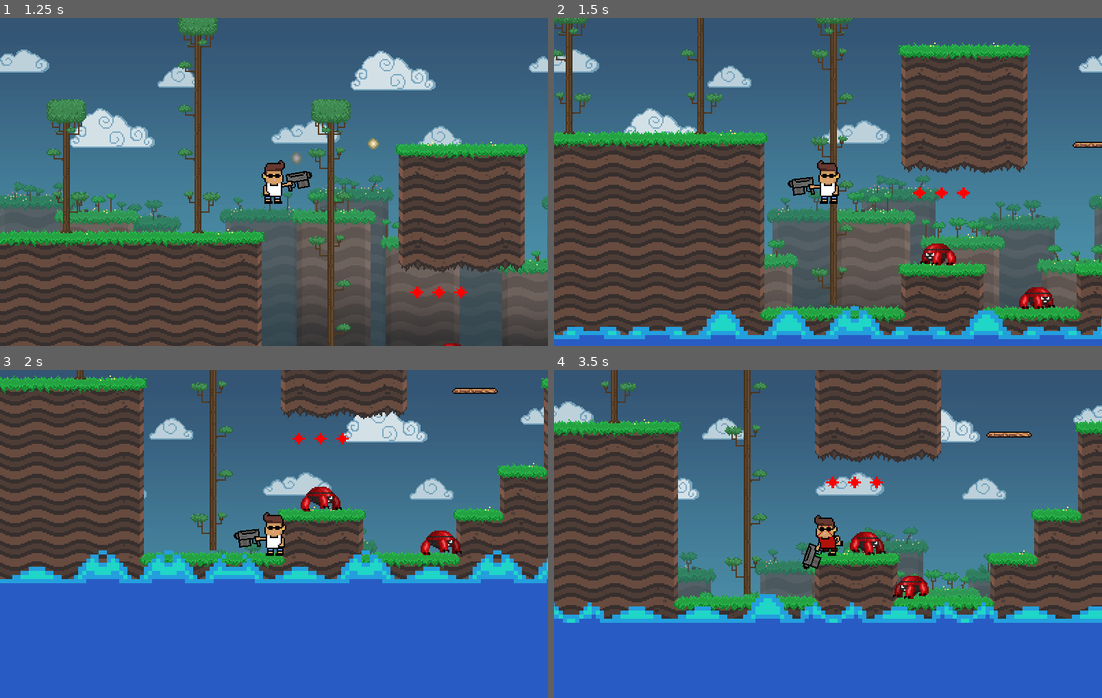
Above: before the commit, frames 1-4 (two rows, left to right).
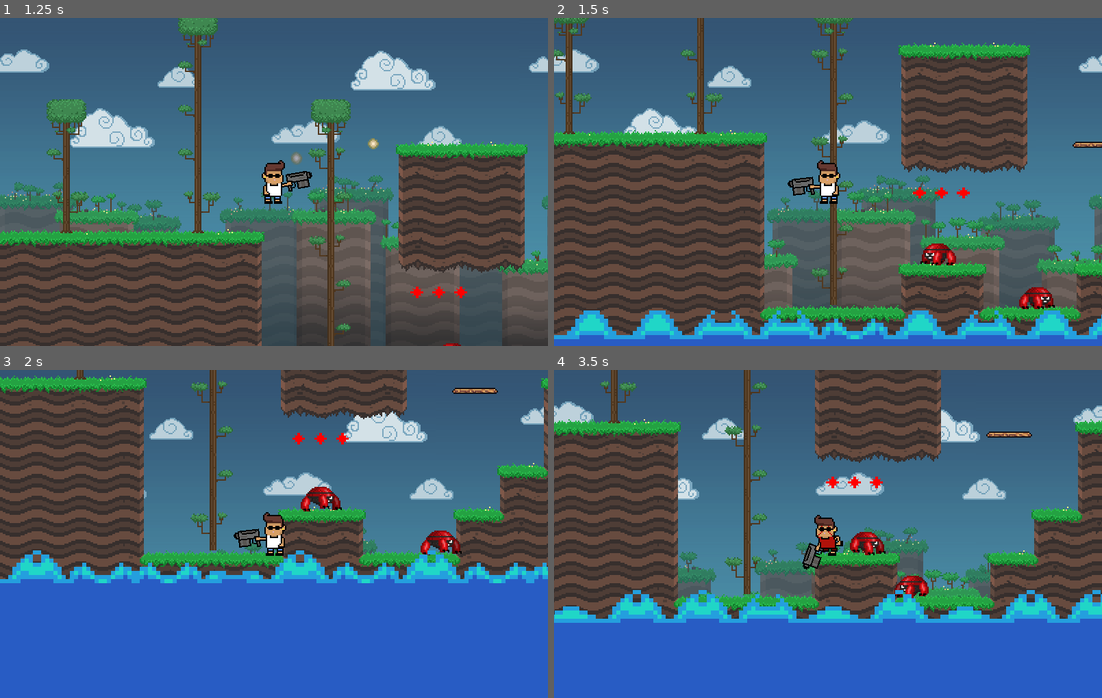
Above: after the commit, the same moments.

Repository: J24556/Red-Rise
Game: Godot game, scene res://Stage.tscn
The game is run twice, just before and just after one commit, with the same random seed, the same clock (stepped at 60 frames per second) and the same inputs.
Inputs (mouse positions are in pixels of both pictures, inside the frame that each line leads up to):
- Up to frame 1 (1.25 s): move the mouse to (394, 165) at 0.52 s; press the mouse at (394, 165) at 0.53 s; hold D (move_right) from 0.53 s (still down); tap Space (jump) at 0.77 s
- Up to frame 2 (1.5 s): keep holding D (move_right); move the mouse to (718, 198) at 1.27 s; release the mouse at (718, 198) at 1.28 s; click (718, 198) at 1.35 s
- Up to frame 3 (2 s): keep holding D (move_right); tap Space (jump) at 1.52 s
- Up to frame 4 (3.5 s): move the mouse to (882, 461) at 2.02 s; release D (move_right) at 2.03 s; press the mouse at (882, 461) at 2.03 s; hold A (move_left) 2.03-2.78 s; move the mouse to (800, 599) at 2.77 s; release the mouse at (800, 599) at 2.78 s; hold D (move_right) from 2.78 s (still down); click (800, 599) at 2.85 s; tap Space (jump) at 3.02 s

Frame 1 is identical in both runs. In frame 2, 3.6% of the frame differs, in the area x 0-100%, y 87-98%; in frame 3, 4.3%; in frame 4, 4.3%, in the area x 0-100%, y 67-78%.

Commit message:
redchad no longer puts back gun.

Diff:
--- a/Stage.tscn
+++ b/Stage.tscn
@@ -272,463 +272,490 @@
 position = Vector2( -0.0743256, 700 )
 scale = Vector2( 3, 3 )
 frames = SubResource( 13 )
-frame = 2
+frame = 6
 playing = true
 
 [node name="AnimatedSprite2" type="AnimatedSprite" parent="Blue Lava"]
 position = Vector2( 48, 700 )
 scale = Vector2( 3, 3 )
 frames = SubResource( 13 )
-frame = 1
+frame = 5
 playing = true
 
 [node name="AnimatedSprite3" type="AnimatedSprite" parent="Blue Lava"]
 position = Vector2( 96, 700 )
 scale = Vector2( 3, 3 )
 frames = SubResource( 13 )
-frame = 1
+frame = 5
 playing = true
 
 [node name="AnimatedSprite4" type="AnimatedSprite" parent="Blue Lava"]
 position = Vector2( 144, 700 )
 scale = Vector2( 3, 3 )
 frames = SubResource( 13 )
-frame = 1
+frame = 5
 playing = true
 
 [node name="AnimatedSprite5" type="AnimatedSprite" parent="Blue Lava"]
 position = Vector2( 192, 700 )
 scale = Vector2( 3, 3 )
 frames = SubResource( 13 )
+frame = 4
 playing = true
 
 [node name="AnimatedSprite6" type="AnimatedSprite" parent="Blue Lava"]
 position = Vector2( 240, 700 )
 scale = Vector2( 3, 3 )
 frames = SubResource( 13 )
+frame = 4
 playing = true
 
 [node name="AnimatedSprite7" type="AnimatedSprite" parent="Blue Lava"]
 position = Vector2( 287.76, 700 )
 scale = Vector2( 3, 3 )
 frames = SubResource( 13 )
-frame = 2
+frame = 6
 playing = true
 
 [node name="AnimatedSprite8" type="AnimatedSprite" parent="Blue Lava"]
 position = Vector2( 335.76, 700 )
 scale = Vector2( 3, 3 )
 frames = SubResource( 13 )
-frame = 1
+frame = 5
 playing = true
 
 [node name="AnimatedSprite9" type="AnimatedSprite" parent="Blue Lava"]
 position = Vector2( 383.76, 700 )
 scale = Vector2( 3, 3 )
 frames = SubResource( 13 )
+frame = 4
 playing = true
 
 [node name="AnimatedSprite10" type="AnimatedSprite" parent="Blue Lava"]
 position = Vector2( 431.76, 700 )
 scale = Vector2( 3, 3 )
 frames = SubResource( 13 )
-frame = 1
+frame = 5
 playing = true
 
 [node name="AnimatedSprite11" type="AnimatedSprite" parent="Blue Lava"]
 position = Vector2( 479.76, 700 )
 scale = Vector2( 3, 3 )
 frames = SubResource( 13 )
+frame = 4
 playing = true
 
 [node name="AnimatedSprite60" type="AnimatedSprite" parent="Blue Lava"]
 position = Vector2( -527.747, 700 )
 scale = Vector2( 3, 3 )
 frames = SubResource( 13 )
-frame = 1
+frame = 5
 playing = true
 
 [node name="AnimatedSprite61" type="AnimatedSprite" parent="Blue Lava"]
 position = Vector2( -479.747, 700 )
 scale = Vector2( 3, 3 )
 frames = SubResource( 13 )
-frame = 1
+frame = 5
 playing = true
 
 [node name="AnimatedSprite62" type="AnimatedSprite" parent="Blue Lava"]
 position = Vector2( -431.747, 700 )
 scale = Vector2( 3, 3 )
 frames = SubResource( 13 )
+frame = 4
 playing = true
 
 [node name="AnimatedSprite63" type="AnimatedSprite" parent="Blue Lava"]
 position = Vector2( -383.747, 700 )
 scale = Vector2( 3, 3 )
 frames = SubResource( 13 )
-frame = 1
+frame = 5
 playing = true
 
 [node name="AnimatedSprite64" type="AnimatedSprite" parent="Blue Lava"]
 position = Vector2( -335.747, 700 )
 scale = Vector2( 3, 3 )
 frames = SubResource( 13 )
+frame = 4
 playing = true
 
 [node name="AnimatedSprite65" type="AnimatedSprite" parent="Blue Lava"]
 position = Vector2( -287.747, 700 )
 scale = Vector2( 3, 3 )
 frames = SubResource( 13 )
+frame = 4
 playing = true
 
 [node name="AnimatedSprite66" type="AnimatedSprite" parent="Blue Lava"]
 position = Vector2( -239.986, 700 )
 scale = Vector2( 3, 3 )
 frames = SubResource( 13 )
-frame = 1
+frame = 5
 playing = true
 
 [node name="AnimatedSprite67" type="AnimatedSprite" parent="Blue Lava"]
 position = Vector2( -191.986, 700 )
 scale = Vector2( 3, 3 )
 frames = SubResource( 13 )
+frame = 4
 playing = true
 
 [node name="AnimatedSprite68" type="AnimatedSprite" parent="Blue Lava"]
 position = Vector2( -143.986, 700 )
 scale = Vector2( 3, 3 )
 frames = SubResource( 13 )
-frame = 11
+frame = 3
 playing = true
 
 [node name="AnimatedSprite69" type="AnimatedSprite" parent="Blue Lava"]
 position = Vector2( -95.9865, 700 )
 scale = Vector2( 3, 3 )
 frames = SubResource( 13 )
+frame = 4
 playing = true
 
 [node name="AnimatedSprite70" type="AnimatedSprite" parent="Blue Lava"]
 position = Vector2( -47.9864, 700.074 )
 scale = Vector2( 3, 3 )
 frames = SubResource( 13 )
-frame = 11
+frame = 3
 playing = true
 
 [node name="AnimatedSprite12" type="AnimatedSprite" parent="Blue Lava"]
 position = Vector2( 527.76, 700 )
 scale = Vector2( 3, 3 )
 frames = SubResource( 13 )
+frame = 4
 playing = true
 
 [node name="AnimatedSprite13" type="AnimatedSprite" parent="Blue Lava"]
 position = Vector2( 575.904, 700 )
 scale = Vector2( 3, 3 )
 frames = SubResource( 13 )
-frame = 1
+frame = 5
 playing = true
 
 [node name="AnimatedSprite14" type="AnimatedSprite" parent="Blue Lava"]
 position = Vector2( 623.904, 700 )
 scale = Vector2( 3, 3 )
 frames = SubResource( 13 )
+frame = 4
 playing = true
 
 [node name="AnimatedSprite15" type="AnimatedSprite" parent="Blue Lava"]
 position = Vector2( 671.904, 700 )
 scale = Vector2( 3, 3 )
 frames = SubResource( 13 )
+frame = 4
 playing = true
 
 [node name="AnimatedSprite16" type="AnimatedSprite" parent="Blue Lava"]
 position = Vector2( 719.904, 700 )
 scale = Vector2( 3, 3 )
 frames = SubResource( 13 )
-frame = 1
+frame = 5
 playing = true
 
 [node name="AnimatedSprite17" type="AnimatedSprite" parent="Blue Lava"]
 position = Vector2( 767.904, 700 )
 scale = Vector2( 3, 3 )
 frames = SubResource( 13 )
+frame = 4
 playing = true
 
 [node name="AnimatedSprite18" type="AnimatedSprite" parent="Blue Lava"]
 position = Vector2( 815.904, 700 )
 scale = Vector2( 3, 3 )
 frames = SubResource( 13 )
+frame = 4
 playing = true
 
 [node name="AnimatedSprite19" type="AnimatedSprite" parent="Blue Lava"]
 position = Vector2( 863.665, 700 )
 scale = Vector2( 3, 3 )
 frames = SubResource( 13 )
-frame = 1
+frame = 5
 playing = true
 
 [node name="AnimatedSprite20" type="AnimatedSprite" parent="Blue Lava"]
 position = Vector2( 911.665, 700 )
 scale = Vector2( 3, 3 )
 frames = SubResource( 13 )
+frame = 4
 playing = true
 
 [node name="AnimatedSprite21" type="AnimatedSprite" parent="Blue Lava"]
 position = Vector2( 959.665, 700 )
 scale = Vector2( 3, 3 )
 frames = SubResource( 13 )
-frame = 11
+frame = 3
 playing = true
 
 [node name="AnimatedSprite22" type="AnimatedSprite" parent="Blue Lava"]
 position = Vector2( 1007.66, 700 )
 scale = Vector2( 3, 3 )
 frames = SubResource( 13 )
+frame = 4
 playing = true
 
 [node name="AnimatedSprite23" type="AnimatedSprite" parent="Blue Lava"]
 position = Vector2( 1055.66, 700 )
 scale = Vector2( 3, 3 )
 frames = SubResource( 13 )
-frame = 11
+frame = 3
 playing = true
 
 [node name="AnimatedSprite24" type="AnimatedSprite" parent="Blue Lava"]
 position = Vector2( 1103.66, 700 )
 scale = Vector2( 3, 3 )
 frames = SubResource( 13 )
-frame = 11
+frame = 3
 playing = true
 
 [node name="AnimatedSprite25" type="AnimatedSprite" parent="Blue Lava"]
 position = Vector2( 1151.53, 700 )
 scale = Vector2( 3, 3 )
 frames = SubResource( 13 )
-frame = 1
+frame = 5
 playing = true
 
 [node name="AnimatedSprite26" type="AnimatedSprite" parent="Blue Lava"]
 position = Vector2( 1199.53, 700 )
 scale = Vector2( 3, 3 )
 frames = SubResource( 13 )
+frame = 4
 playing = true
 
 [node name="AnimatedSprite27" type="AnimatedSprite" parent="Blue Lava"]
 position = Vector2( 1247.53, 700 )
 scale = Vector2( 3, 3 )
 frames = SubResource( 13 )
+frame = 4
 playing = true
 
 [node name="AnimatedSprite28" type="AnimatedSprite" parent="Blue Lava"]
 position = Vector2( 1295.53, 700 )
 scale = Vector2( 3, 3 )
 frames = SubResource( 13 )
-frame = 1
+frame = 5
 playing = true
 
 [node name="AnimatedSprite29" type="AnimatedSprite" parent="Blue Lava"]
 position = Vector2( 1343.53, 700 )
 scale = Vector2( 3, 3 )
 frames = SubResource( 13 )
+frame = 4
 playing = true
 
 [node name="AnimatedSprite30" type="AnimatedSprite" parent="Blue Lava"]
 position = Vector2( 1391.53, 700 )
 scale = Vector2( 3, 3 )
 frames = SubResource( 13 )
+frame = 4
 playing = true
 
 [node name="AnimatedSprite31" type="AnimatedSprite" parent="Blue Lava"]
 position = Vector2( 1439.29, 700 )
 scale = Vector2( 3, 3 )
 frames = SubResource( 13 )
-frame = 1
+frame = 5
 playing = true
 
 [node name="AnimatedSprite32" type="AnimatedSprite" parent="Blue Lava"]
 position = Vector2( 1487.29, 700 )
 scale = Vector2( 3, 3 )
 frames = SubResource( 13 )
+frame = 4
 playing = true
 
 [node name="AnimatedSprite33" type="AnimatedSprite" parent="Blue Lava"]
 position = Vector2( 1535.29, 700 )
 scale = Vector2( 3, 3 )
 frames = SubResource( 13 )
-frame = 11
+frame = 3
 playing = true
 
 [node name="AnimatedSprite34" type="AnimatedSprite" parent="Blue Lava"]
 position = Vector2( 1583.29, 700 )
 scale = Vector2( 3, 3 )
 frames = SubResource( 13 )
+frame = 4
 playing = true
 
 [node name="AnimatedSprite35" type="AnimatedSprite" parent="Blue Lava"]
 position = Vector2( 1631.29, 700 )
 scale = Vector2( 3, 3 )
 frames = SubResource( 13 )
-frame = 11
+frame = 3
 playing = true
 
 [node name="AnimatedSprite36" type="AnimatedSprite" parent="Blue Lava"]
 position = Vector2( 1679.29, 700 )
 scale = Vector2( 3, 3 )
 frames = SubResource( 13 )
-frame = 11
+frame = 3
 playing = true
 
 [node name="AnimatedSprite37" type="AnimatedSprite" parent="Blue Lava"]
 position = Vector2( 1727.43, 700 )
 scale = Vector2( 3, 3 )
 frames = SubResource( 13 )
+frame = 4
 playing = true
 
 [node name="AnimatedSprite38" type="AnimatedSprite" parent="Blue Lava"]
 position = Vector2( 1775.43, 700 )
 scale = Vector2( 3, 3 )
 frames = SubResource( 13 )
-frame = 11
+frame = 3
 playing = true
 
 [node name="AnimatedSprite39" type="AnimatedSprite" parent="Blue Lava"]
 position = Vector2( 1823.43, 700 )
 scale = Vector2( 3, 3 )
 frames = SubResource( 13 )
-frame = 11
+frame = 3
 playing = true
 
 [node name="AnimatedSprite40" type="AnimatedSprite" parent="Blue Lava"]
 position = Vector2( 1871.43, 700 )
 scale = Vector2( 3, 3 )
 frames = SubResource( 13 )
+frame = 4
 playing = true
 
 [node name="AnimatedSprite41" type="AnimatedSprite" parent="Blue Lava"]
 position = Vector2( 1919.43, 700 )
 scale = Vector2( 3, 3 )
 frames = SubResource( 13 )
-frame = 11
+frame = 3
 playing = true
 
 [node name="AnimatedSprite42" type="AnimatedSprite" parent="Blue Lava"]
 position = Vector2( 1967.43, 700 )
 scale = Vector2( 3, 3 )
 frames = SubResource( 13 )
-frame = 11
+frame = 3
 playing = true
 
 [node name="AnimatedSprite43" type="AnimatedSprite" parent="Blue Lava"]
 position = Vector2( 2015.19, 700 )
 scale = Vector2( 3, 3 )
 frames = SubResource( 13 )
+frame = 4
 playing = true
 
 [node name="AnimatedSprite44" type="AnimatedSprite" parent="Blue Lava"]
 position = Vector2( 2063.19, 700 )
 scale = Vector2( 3, 3 )
 frames = SubResource( 13 )
-frame = 11
+frame = 3
 playing = true
 
 [node name="AnimatedSprite45" type="AnimatedSprite" parent="Blue Lava"]
 position = Vector2( 2111.19, 700 )
 scale = Vector2( 3, 3 )
 frames = SubResource( 13 )
-frame = 10
+frame = 2
 playing = true
 
 [node name="AnimatedSprite46" type="AnimatedSprite" parent="Blue Lava"]
 position = Vector2( 2159.19, 700 )
 scale = Vector2( 3, 3 )
 frames = SubResource( 13 )
-frame = 11
+frame = 3
 playing = true
 
 [node name="AnimatedSprite47" type="AnimatedSprite" parent="Blue Lava"]
 position = Vector2( 2207.19, 700 )
 scale = Vector2( 3, 3 )
 frames = SubResource( 13 )
-frame = 10
+frame = 2
 playing = true
 
 [node name="AnimatedSprite48" type="AnimatedSprite" parent="Blue Lava"]
 position = Vector2( 2255.19, 700 )
 scale = Vector2( 3, 3 )
 frames = SubResource( 13 )
-frame = 10
+frame = 2
 playing = true
 
 [node name="AnimatedSprite49" type="AnimatedSprite" parent="Blue Lava"]
 position = Vector2( 2303.22, 700 )
 scale = Vector2( 3, 3 )
 frames = SubResource( 13 )
-frame = 11
+frame = 3
 playing = true
 
 [node name="AnimatedSprite50" type="AnimatedSprite" parent="Blue Lava"]
 position = Vector2( 2351.22, 700 )
 scale = Vector2( 3, 3 )
 frames = SubResource( 13 )
-frame = 11
+frame = 3
 playing = true
 
 [node name="AnimatedSprite51" type="AnimatedSprite" parent="Blue Lava"]
 position = Vector2( 2399.22, 700 )
 scale = Vector2( 3, 3 )
 frames = SubResource( 13 )
+frame = 4
 playing = true
 
 [node name="AnimatedSprite52" type="AnimatedSprite" parent="Blue Lava"]
 position = Vector2( 2447.22, 700 )
 scale = Vector2( 3, 3 )
 frames = SubResource( 13 )
-frame = 11
+frame = 3
 playing = true
 
 [node name="AnimatedSprite53" type="AnimatedSprite" parent="Blue Lava"]
 position = Vector2( 2495.22, 700 )
 scale = Vector2( 3, 3 )
 frames = SubResource( 13 )
-frame = 11
+frame = 3
 playing = true
 
 [node name="AnimatedSprite54" type="AnimatedSprite" parent="Blue Lava"]
 position = Vector2( 2542.98, 700 )
 scale = Vector2( 3, 3 )
 frames = SubResource( 13 )
+frame = 4
 playing = true
 
 [node name="AnimatedSprite55" type="AnimatedSprite" parent="Blue Lava"]
 position = Vector2( 2590.98, 700 )
 scale = Vector2( 3, 3 )
 frames = SubResource( 13 )
-frame = 11
+frame = 3
 playing = true
 
 [node name="AnimatedSprite56" type="AnimatedSprite" parent="Blue Lava"]
 position = Vector2( 2638.98, 700 )
 scale = Vector2( 3, 3 )
 frames = SubResource( 13 )
-frame = 10
+frame = 2
 playing = true
 
 [node name="AnimatedSprite57" type="AnimatedSprite" parent="Blue Lava"]
 position = Vector2( 2686.98, 700 )
 scale = Vector2( 3, 3 )
 frames = SubResource( 13 )
-frame = 11
+frame = 3
 playing = true
 
 [node name="AnimatedSprite58" type="AnimatedSprite" parent="Blue Lava"]
 position = Vector2( 2734.98, 700 )
 scale = Vector2( 3, 3 )
 frames = SubResource( 13 )
-frame = 10
+frame = 2
 playing = true
 
 [node name="AnimatedSprite59" type="AnimatedSprite" parent="Blue Lava"]
 position = Vector2( 2782.98, 700 )
 scale = Vector2( 3, 3 )
 frames = SubResource( 13 )
-frame = 10
+frame = 2
 playing = true
 
 [node name="Sprite" type="Sprite" parent="Blue Lava"]
--- a/player/player.gd
+++ b/player/player.gd
@@ -87,6 +87,7 @@
 	if angry:
 		SHOT_DELAY = .07
 		sprite.texture = sprite_chad_when_stock_go_down
+		gun_arm.visible = true
 	else:
 		SHOT_DELAY = .3
 
